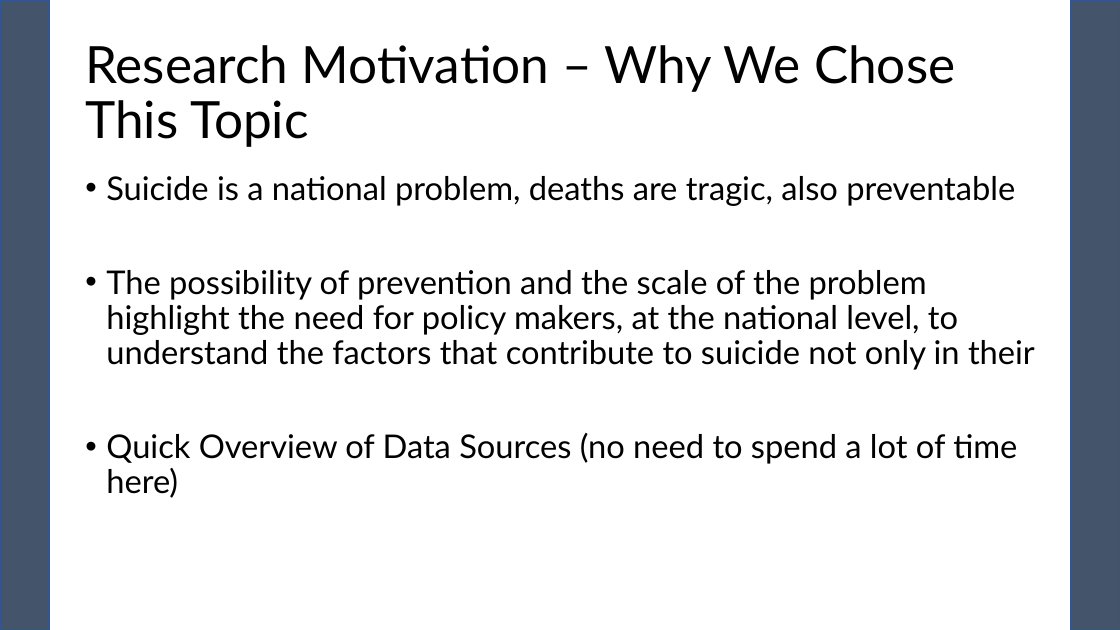
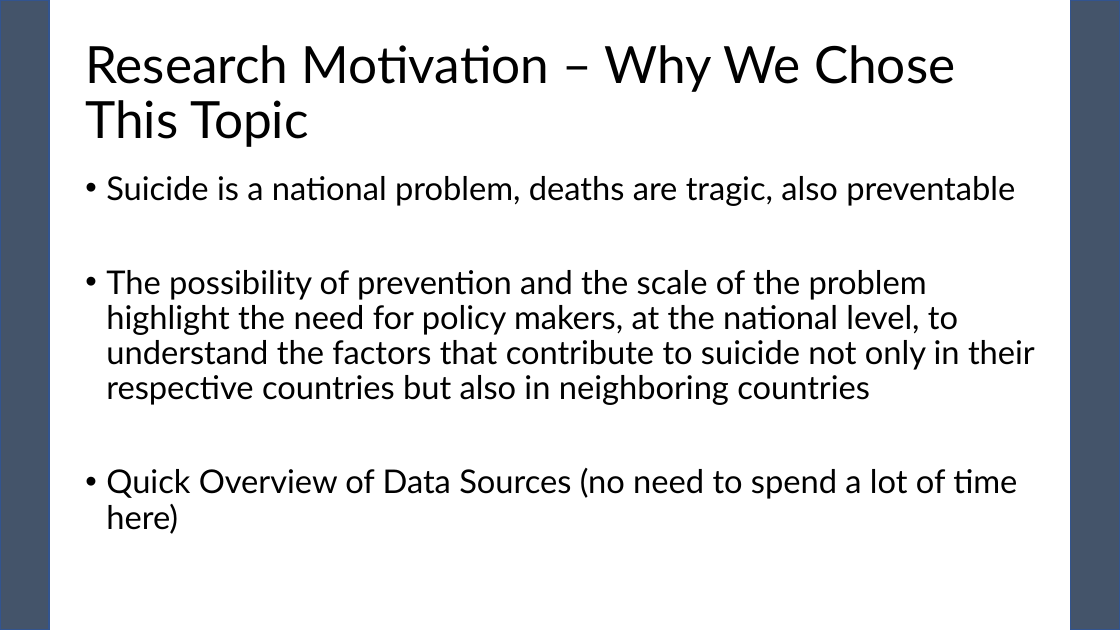
Before and after one commit to pewilliams/regression-mei-team-proj, a slide deck: slide 3 of presentation/Team-25.pptx. Drawn at 1120x630 pixels with LibreOffice and Linux fonts; fonts in the diff are those of the drawing. Boxes give left, top, right and bottom in pixels: in the first picture for what was removed or moved away, otherwise in the second. Text is boxed around its words. In the diff, an @@ line names an element or a change of style, - is before the commit and + after.

```diff
--- a/presentation/Team-25.pptx
+++ b/presentation/Team-25.pptx
@@ text at box(106, 270, 1035, 405): text changed @@
-• The possibility of prevention and the scale of the problem highlight the need for policy makers, at the national level, to understand the factors that contribute to suicide not only in their
+• The possibility of prevention and the scale of the problem highlight the need for policy makers, at the national level, to understand the factors that contribute to suicide not only in their respective countries but also in neighboring countries
```
Also in this commit, not shown: 4 other slides changed, 1 slide added, 1 other file.
